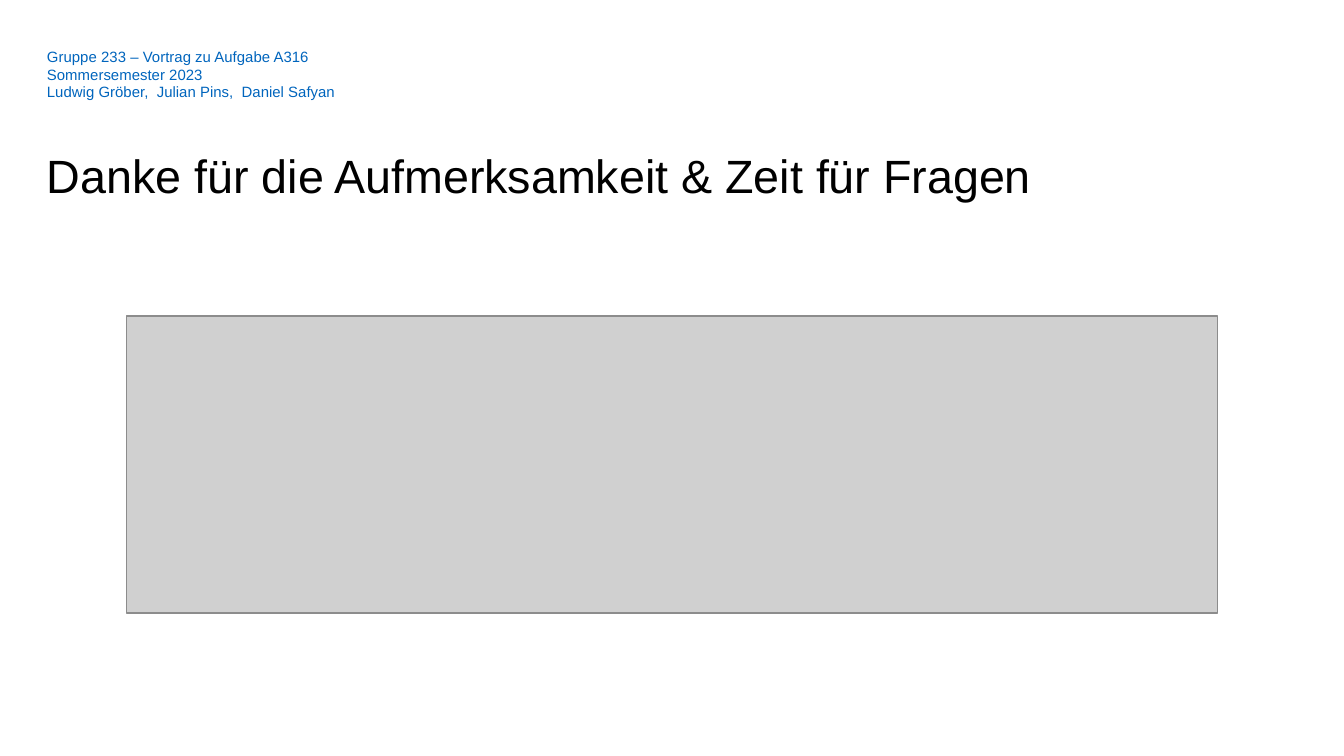
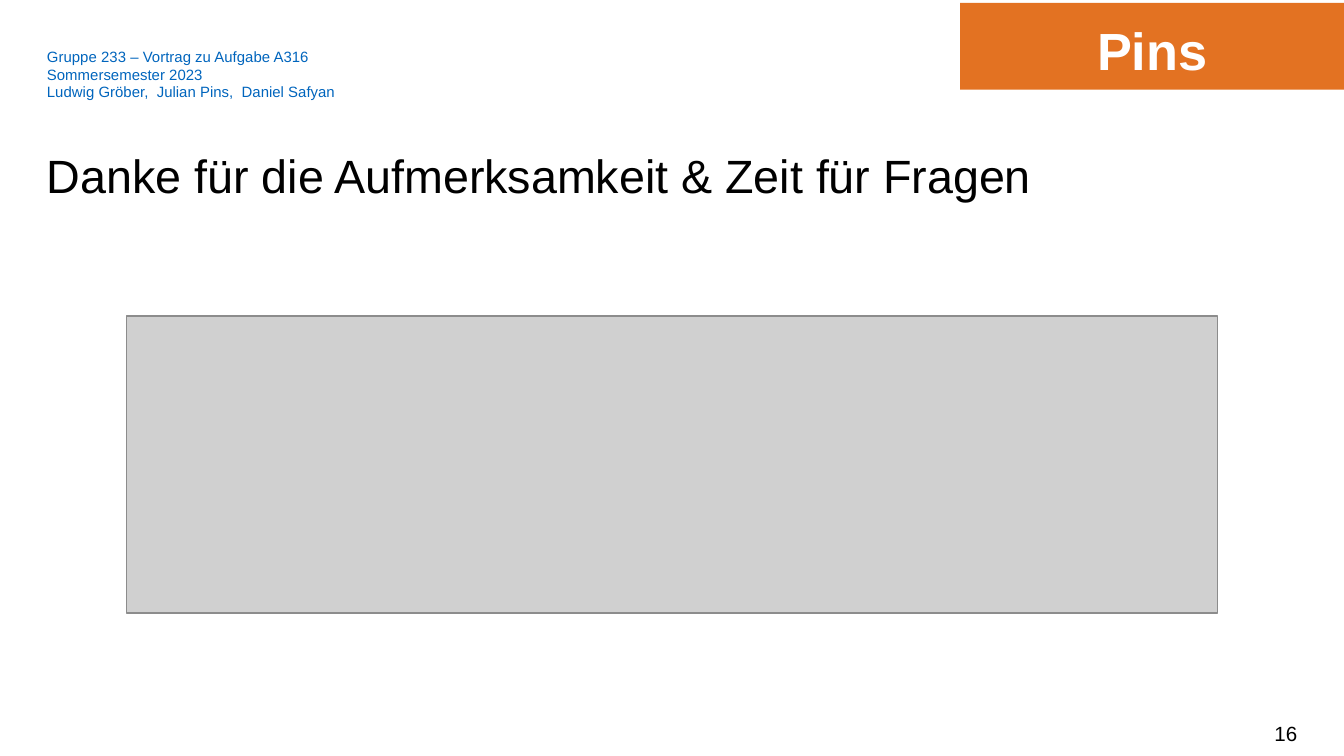
Before and after one commit to ludwiggr/ArSinH, a slide deck: slide 16 of Vortrag/Vortrag.pptx (slide 14 before the commit). Drawn at 1344x756 pixels with LibreOffice and Linux fonts; fonts in the diff are those of the drawing; grey boxes stand for pictures; background and template pictures are left out. Boxes give left, top, right and bottom in pixels: in the first picture for what was removed or moved away, otherwise in the second. Text is boxed around its words. In the diff, an @@ line names an element or a change of style, - is before the commit and + after.

```diff
--- a/Vortrag/Vortrag.pptx
+++ b/Vortrag/Vortrag.pptx
@@ rectangle added at (960, 3, 1344, 89), fill #E37222, 28 pt, text #FFFFFF, bold @@
+Pins
@@ page number added at (1274, 726, 1297, 742), 11 pt, text #000000 @@
+16
```
Also in this commit, not shown: 12 other slides changed, 4 slides added, 1 slide removed.
